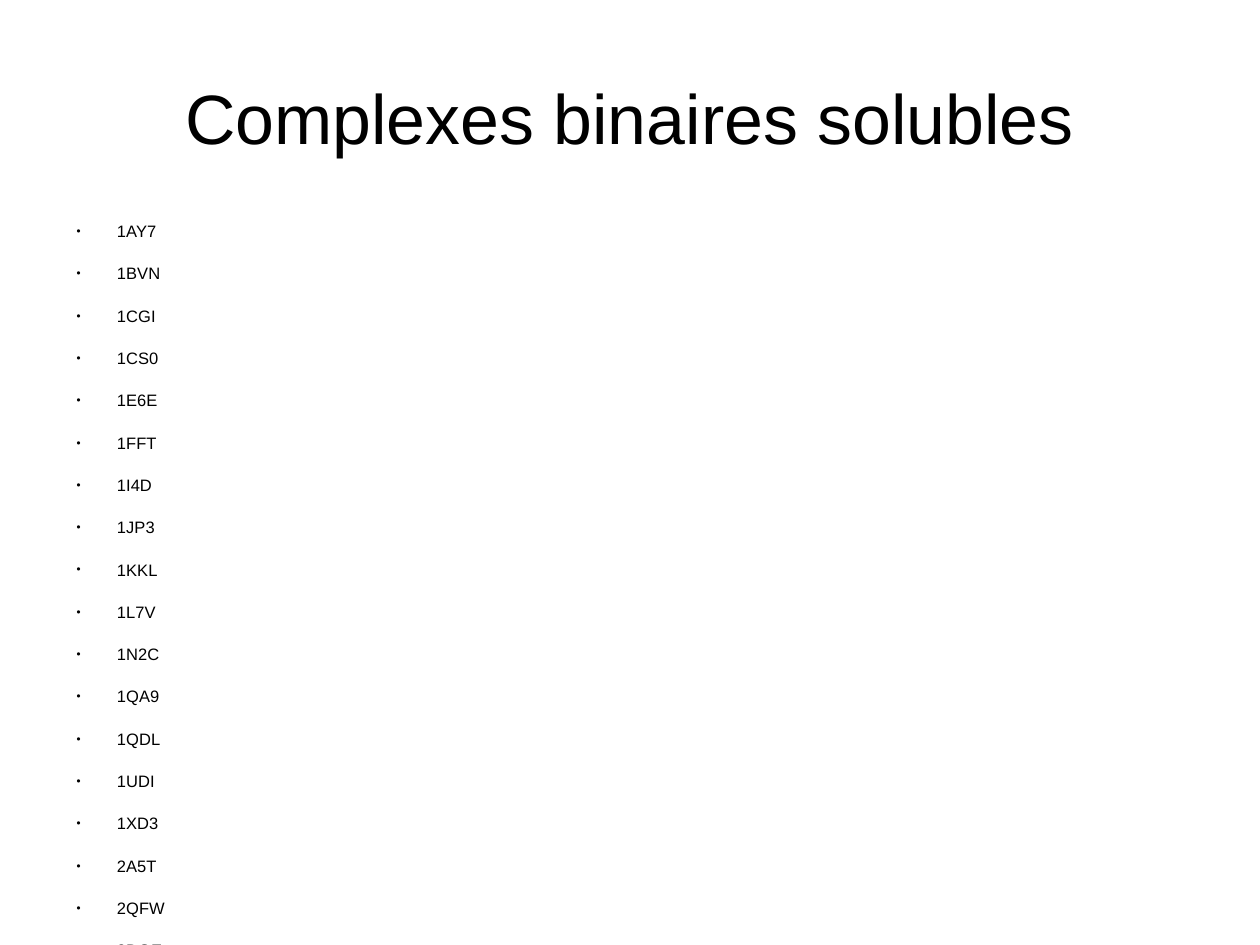
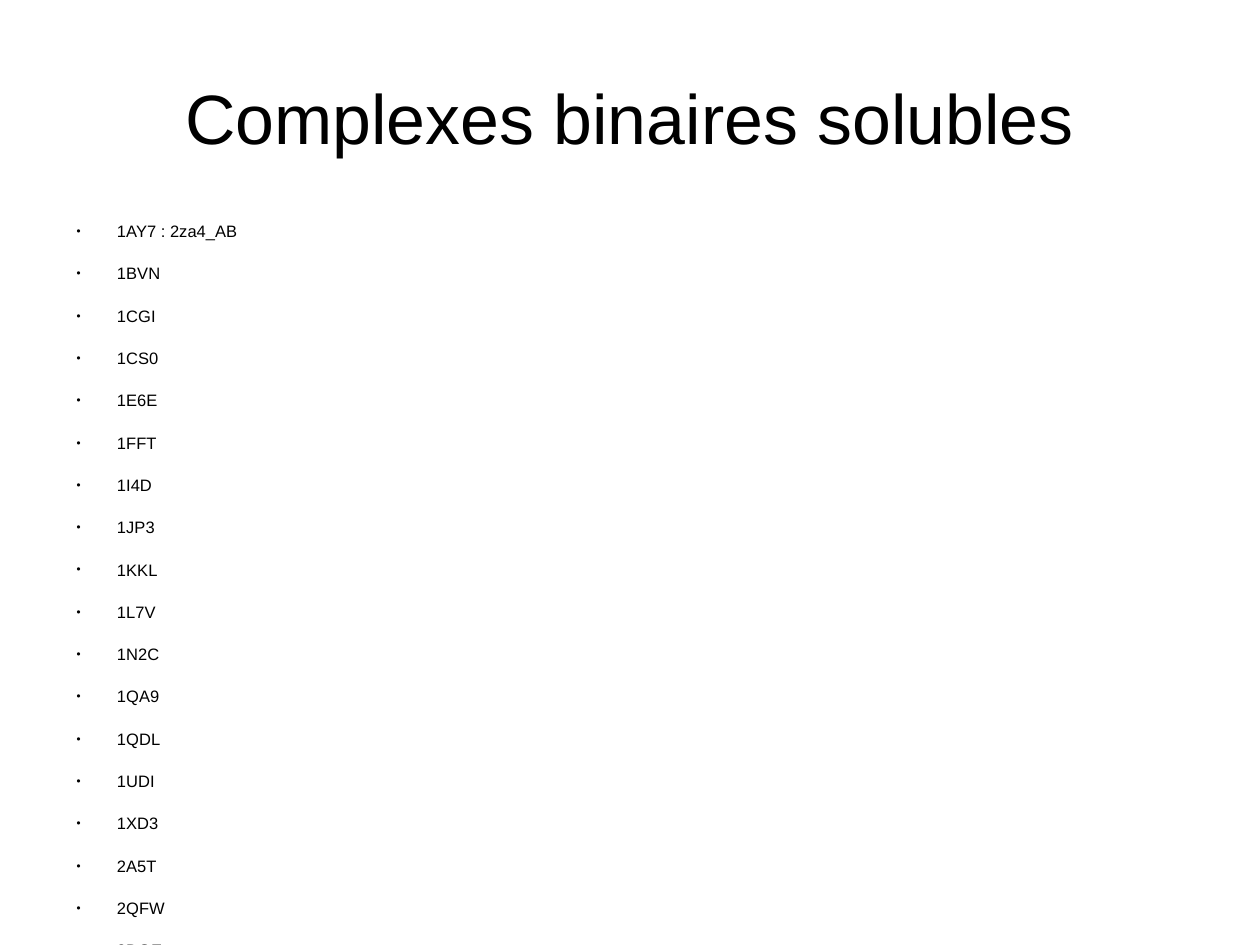
Before and after one commit to kdeazevedo/SWING, a slide deck: slide 2 of Doc/complexes.odp. Drawn at 1260x945 pixels with LibreOffice and Linux fonts; fonts in the diff are those of the drawing. Boxes give left, top, right and bottom in pixels: in the first picture for what was removed or moved away, otherwise in the second. Text is boxed around its words. In the diff, an @@ line names an element or a change of style, - is before the commit and + after.

```diff
--- a/Doc/complexes.odp
+++ b/Doc/complexes.odp
@@ text at (117,225,237,241): text changed @@
-● 1AY7
+● 1AY7 : 2za4_AB
```
Also in this commit, not shown: 1 other file.
